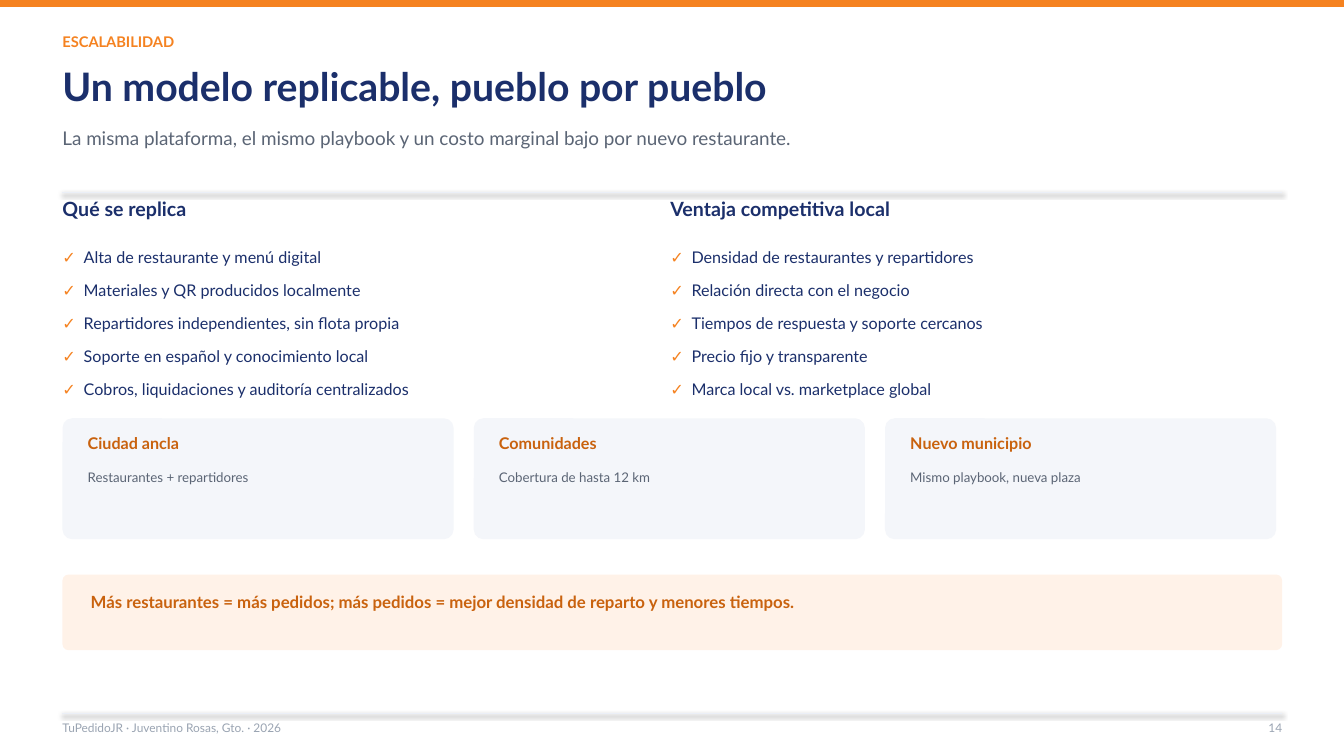
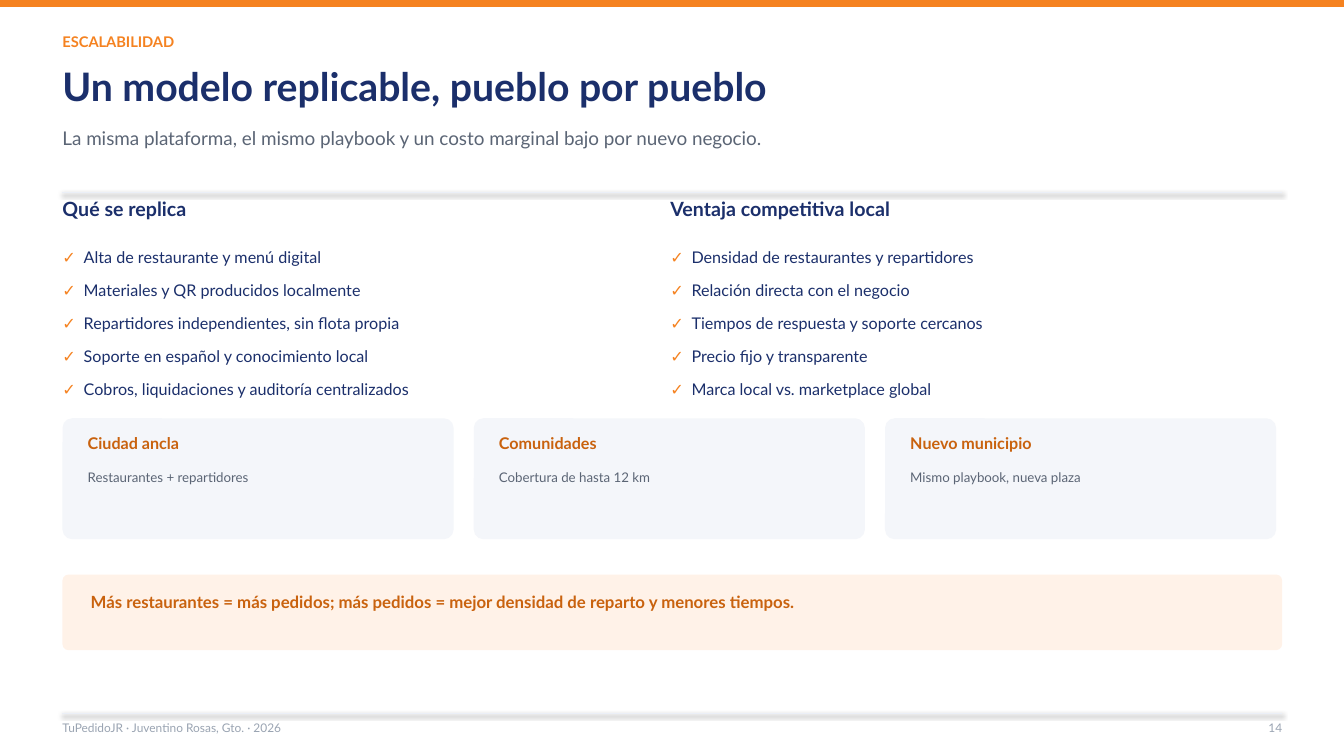
Before and after one commit to Lodoman-old/TuPedidoJR, a slide deck: slide 14 of docs/presentacion/TuPedidoJR_Propuesta_2026.pptx. Drawn at 1344x756 pixels with LibreOffice and Linux fonts; fonts in the diff are those of the drawing. Boxes give left, top, right and bottom in pixels: in the first picture for what was removed or moved away, otherwise in the second. Text is boxed around its words. In the diff, an @@ line names an element or a change of style, - is before the commit and + after.

```diff
--- a/docs/presentacion/TuPedidoJR_Propuesta_2026.pptx
+++ b/docs/presentacion/TuPedidoJR_Propuesta_2026.pptx
@@ text at (62, 131, 761, 149): text changed @@
-La misma plataforma, el mismo playbook y un costo marginal bajo por nuevo restaurante.
+La misma plataforma, el mismo playbook y un costo marginal bajo por nuevo negocio.
```
Also in this commit, not shown: 7 other slides changed, 10 other files.
